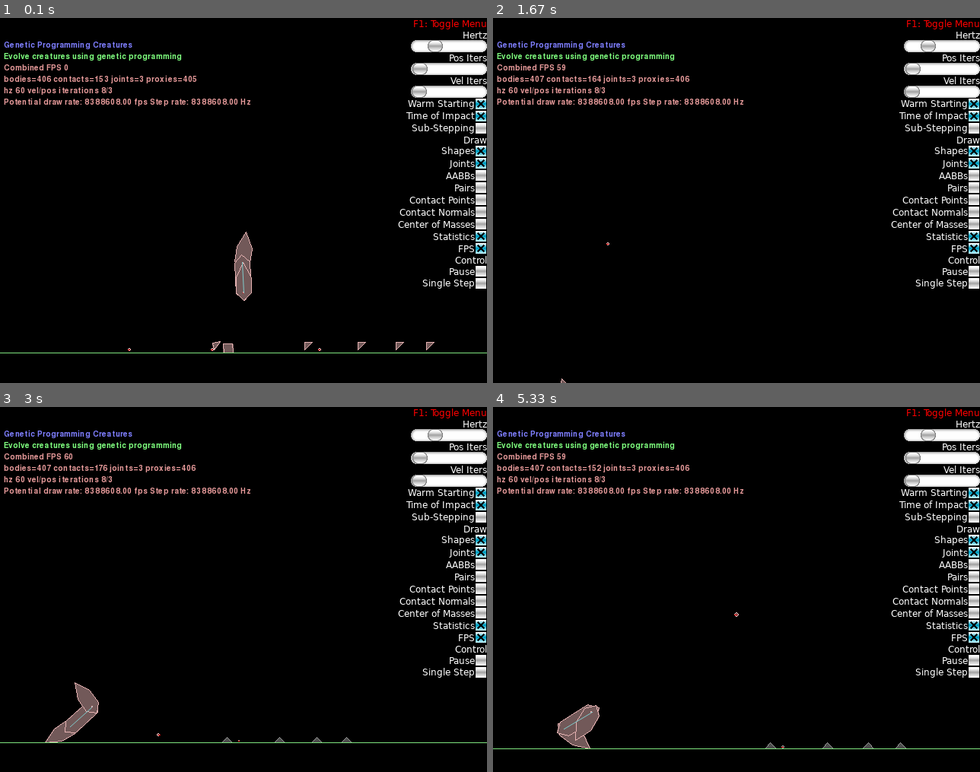
Above: before the commit, frames 1-4 (two rows, left to right).
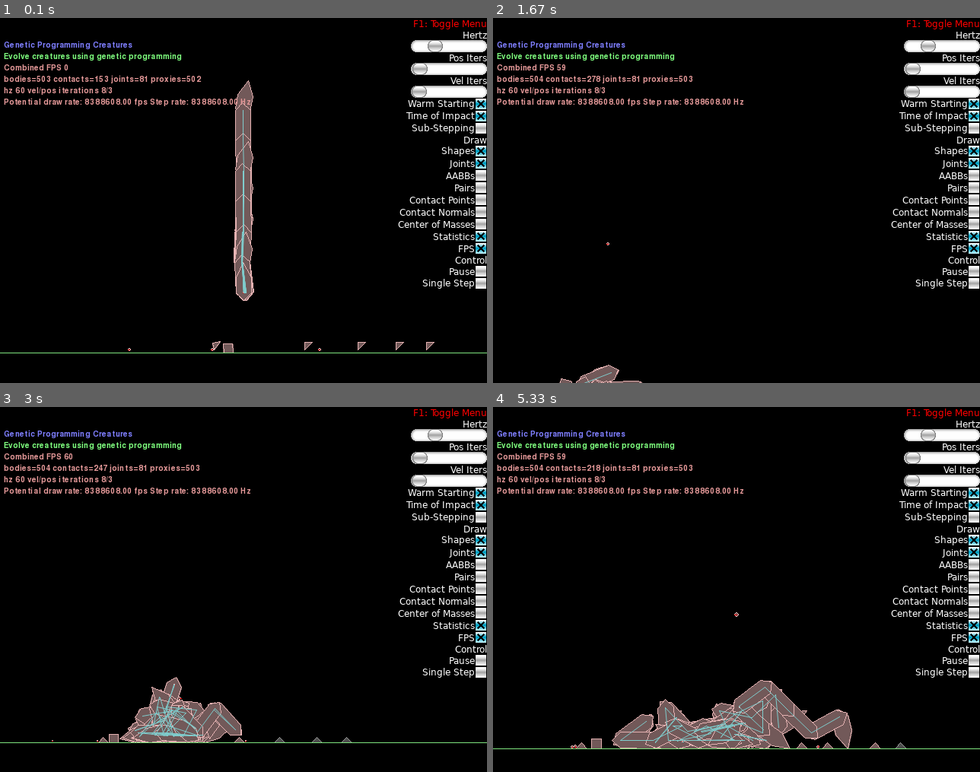
Above: after the commit, the same moments.

Repository: deniseklep/NC_creatures
Game: pygame game, started from main.py
The game is run twice, just before and just after one commit, with the same random seed, the same clock (stepped at 60 frames per second) and the same inputs.
Inputs (mouse positions are in pixels of both pictures, inside the frame that each line leads up to):
- Up to frame 1 (0.1 s): no input
- Up to frame 2 (1.67 s): click (736, 200) at 0.38 s; hold Right 0.67-1.13 s; tap Space at 0.73, 1.03, 1.28, 1.62 s; tap Z at 0.82 s; hold Up 1.22-1.52 s; tap X at 1.37 s; hold Right from 1.55 s (still down)
- Up to frame 3 (3 s): tap Space at 1.92, 2.12, 2.42, 2.68 s; release Right at 2.02 s; hold Left 2.05-2.58 s; tap Z at 2.2 s; hold Down 2.62-2.92 s; tap X at 2.77 s; hold Left from 2.95 s (still down)
- Up to frame 4 (5.33 s): tap Space at 3.02, 3.32, 3.45, 3.85, 4.15, 4.52, 4.92, 5.22 s; release Left at 3.35 s; hold Up 3.38-3.75 s; tap Z at 3.53, 5 s; hold Right 3.78-4.42 s; tap X at 3.93 s; hold Down 4.45-4.82 s; hold Left 4.85-5.32 s

The runs differ from the first frame. In frame 1, 1.8% of the frame differs, in the area x 7-53%, y 15-78%; in frame 2, 0.7%; in frame 3, 3.5%; in frame 4, 6.1%, in the area x 7-80%, y 15-94%.

Commit message:
created framework for GP

Diff:
--- a/main.py
+++ b/main.py
@@ -11,13 +11,22 @@
     offset = b2Vec2(0, 8)
     motorOn = True
 
+    # Evolution parameters:
+    max_simulation_time = 30.
+    population_size = 20
+    terminal_set = ['E']
+    function_set = ['L']
+
     def __init__(self):
         super(GP, self).__init__()
 
-        self.function_set = {'L': self.create_arm,
-                             'E': self.create_endpoint,}
-
-        self.actors = []
+        self.primitive_set = {'L': self.create_arm,
+                         'E': self.create_endpoint}
+
+        self.creatures = []
+        self.simulation_time = 0
+        self.generation = 0
+        self.best_fitness = 0
 
         # The ground
         ground = self.world.CreateStaticBody(
@@ -47,15 +56,40 @@
                 fixtures=random.choice(obstacles),
                 position=(-40 + np.int(np.random.choice(40, 1).squeeze()) * i, 0.5))
 
-        self.actors.append(self.create_prototype())
-
-
-    # Executed at every simulation step, put GP logic here:
+        # Create initial population
+        for i in range(self.population_size):
+            self.creatures.append(self.create_prototype())
+
     def Step(self, settings):
         super(GP, self).Step(settings)
 
-        for actor in self.actors:
-            actor.update(1.0 / settings.hz)
+        # Executed at every simulation step, put GP logic here:
+        self.simulation_time += 1.0 / settings.hz
+        if self.simulation_time < self.max_simulation_time:
+            # Update all creatures
+            for creature in self.creatures:
+                creature.update(1.0 / settings.hz)
+        else:
+            # Create new generation
+            self.simulation_time = 0
+            self.generation += 1
+            best_creatures = self.select_best_creatures(self.creatures)
+            new_population = self.evolve_creatures(best_creatures, self.population_size)
+            # TODO: delete old creatures
+
+            self.creatures = new_population
+
+            print('Best fitness: {}'.format(self.best_fitness))
+
+
+    def select_best_creatures(self, creatures, n=2):
+        # TODO: randomly select n best creatures based on fitness
+        return creatures
+
+
+    def evolve_creatures(self, creatures, n=10):
+        # TODO: create n new creatures by random mutation and crossover
+        return creatures
 
 
     def encode_part(self, prefix, angle, speed, length):
@@ -72,6 +106,7 @@
             position=self.offset,
             fixtures=b2FixtureDef(
                 shape=b2CircleShape(radius=0.1),
+                groupIndex=-1,
                 density=1),
         )
 
@@ -169,7 +204,7 @@
 
             for anchor in anchors:
                 # choose random part
-                name, func = random.choice(list(self.function_set.items()))
+                name, func = random.choice(list(self.primitive_set.items()))
                 # create part and anchors
                 part = func(anchor, body)
                 #
@@ -177,7 +212,7 @@
                 graph[enc].append(part[2])
                 partlist.append(part[0])
 
-        return Creature(partlist, graph, 0)
+        return Creature(partlist, graph, self.generation)
 
 
 class Creature:
@@ -185,7 +220,7 @@
     def __init__(self, body, graph, generation):
         self.body = body
         self.graph = graph
-        self.time_alive = 0
+        self.time_alive = 0  # time in seconds
         self.generation = generation
 
     def get_fitness(self):
